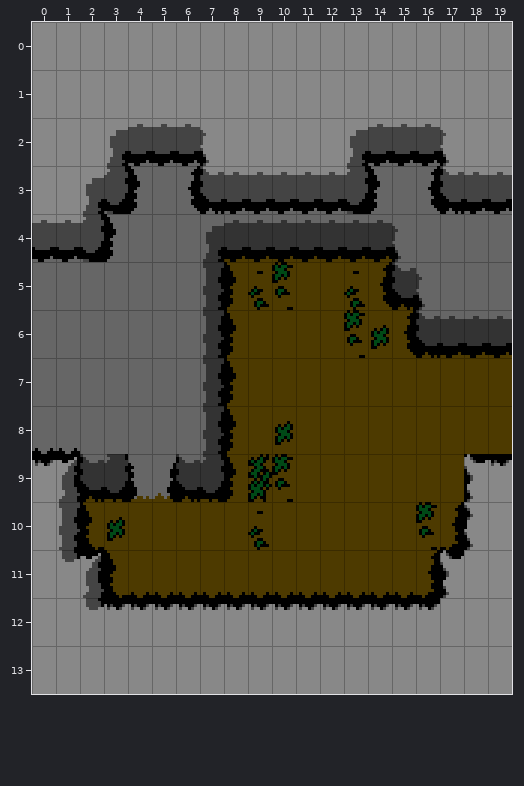
Tiled map, stored at tiled/hills_room_4.tmx. That is the earlier state.
Cells are 8x16 px. Shown: x 0..19, y 0..13.
The same view after the edit:
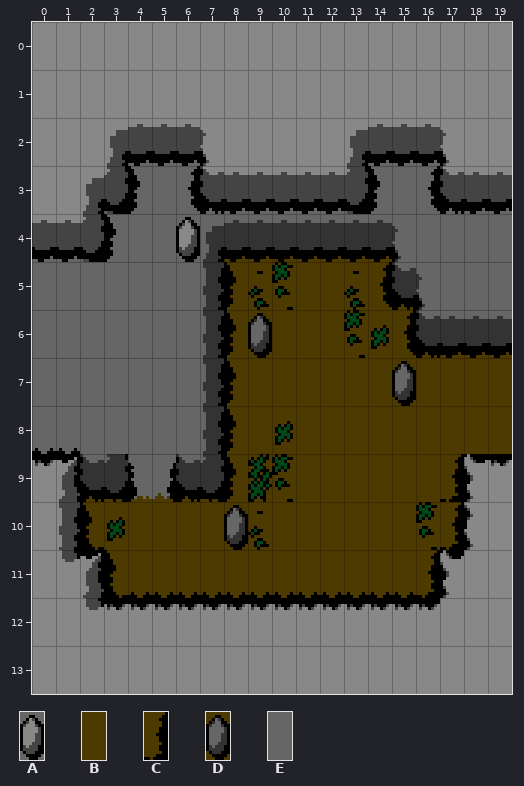
Key: from "hills_high": A 5; from "hills_ledges": B 1, C 5, D 8, E 25.
_ is an empty cell.
Tiles replaced or removed in this view: B, E.
Changes in this commit:
Changed rows in their new state; . is an unchanged cell.
Layer "Tile Layer 1":
first column x 6:
 4 A...........
 6 ...D........
 7 .........D..
 9 ...........C
10 ..D.........
